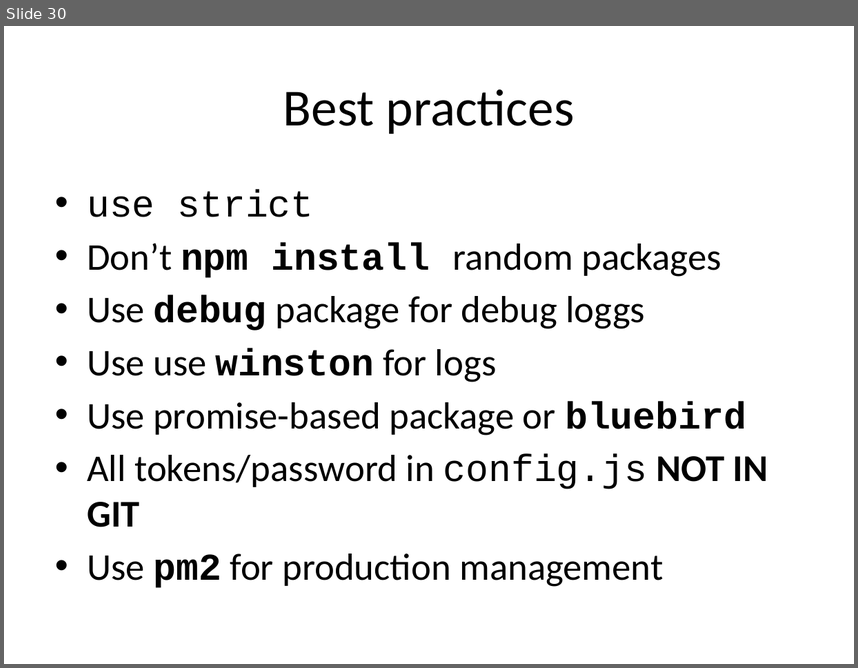
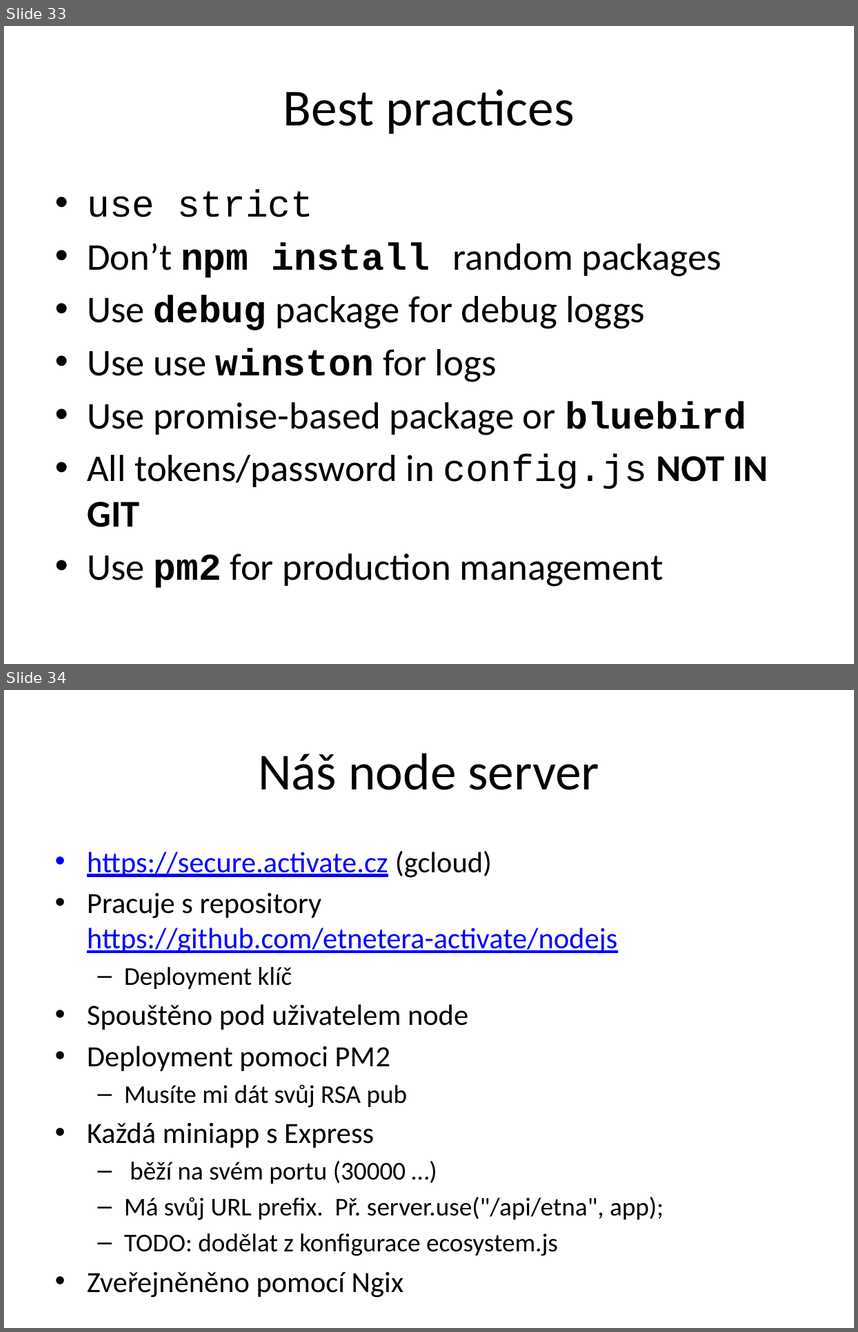
Before and after one commit to etnetera-activate/node-minicourse, a slide deck: node-uvod.pptx. Shown one above the other, each under a label of ours: slide 30 before the commit, slides 33 and 34 after it. The pictures are 858x668 and 858x1332 pixels, drawn with LibreOffice and Linux fonts; fonts in the diff are those of the drawing; background and template pictures are left out. Boxes give left, top, right and bottom in pixels: in the first picture for what was removed or moved away, otherwise in the second. Text is boxed around its words. In the diff, an @@ line names an element or a change of style, - is before the commit and + after.

```diff
--- a/node-uvod.pptx
+++ b/node-uvod.pptx
@@ slide 34 added at (x1=4, y1=690, x2=854, y2=1328), background #FFFFFF @@
@@ title added at (x1=258, y1=753, x2=599, y2=790), 44 pt, text #000000 @@
+Náš node server
@@ text added at (x1=87, y1=851, x2=664, y2=1256), 24.8 pt, text #000000 @@
+• https://secure.activate.cz (gcloud)
+• Pracuje s repository https://github.com/etnetera-activate/nodejs
+  – Deployment klíč
+• Spouštěno pod uživatelem node
+• Deployment pomoci PM2
+  – Musíte mi dát svůj RSA pub
+• Každá miniapp s Express
+  – běží na svém portu (30000 …)
+  – Má svůj URL prefix. Př. server.use("/api/etna", app);
+  – TODO: dodělat z konfigurace ecosystem.js
+• Zveřejněněno pomocí Ngix
@@ what was slide 30 is now slide 33 @@
```
Also in this commit, not shown: 4 slides changed, 5 other slides added, 2 slides removed, 6 other files.
